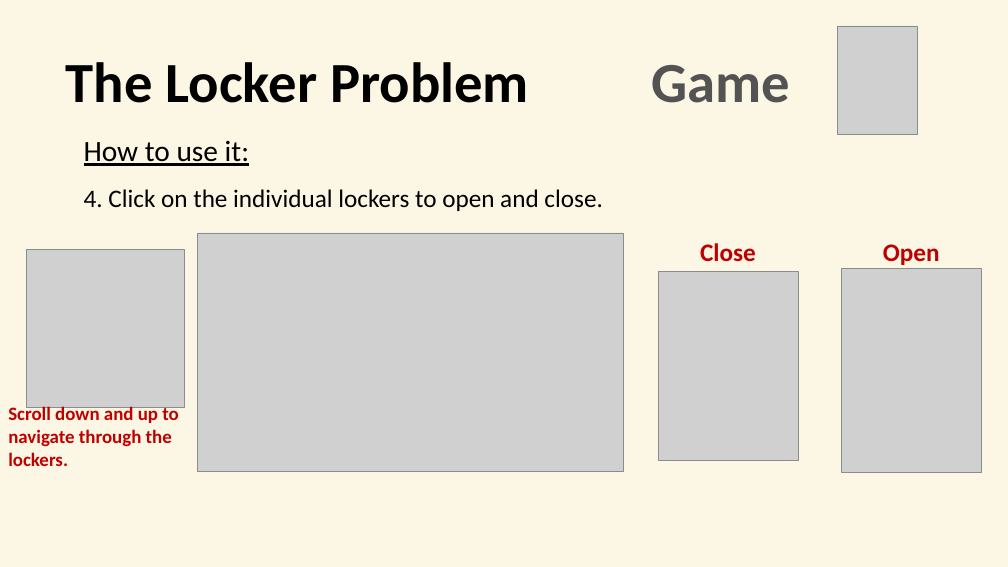
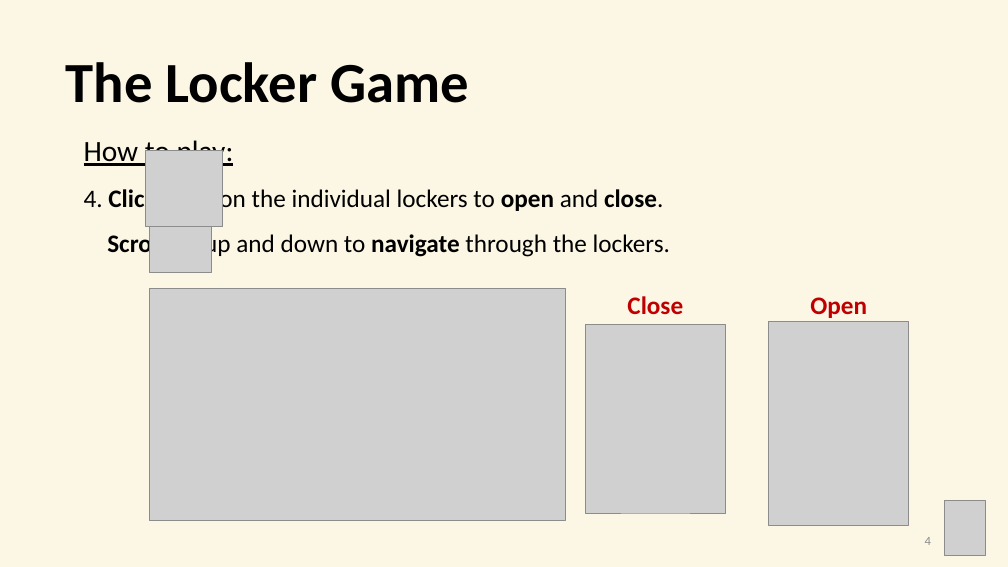
Before and after one commit to ERiRodz/LockerGame_web, a slide deck: slide 5 of _media/TheLockerGame_howToPay.pptx. Drawn at 1008x567 pixels with LibreOffice and Linux fonts; fonts in the diff are those of the drawing; grey boxes stand for pictures. Boxes give left, top, right and bottom in pixels: in the first picture for what was removed or moved away, otherwise in the second. Text is boxed around its words. In the diff, an @@ line names an element or a change of style, - is before the commit and + after.

```diff
--- a/_media/TheLockerGame_howToPay.pptx
+++ b/_media/TheLockerGame_howToPay.pptx
@@ text at [66,62,469,103]: text changed @@
-The Locker Problem
+The Locker Game
@@ text removed at [652,65,791,103] @@
-Game
@@ text at [84,136,670,259]: text changed @@
-How to use it:
-4. Click on the individual lockers to open and close.
+How to play:
+4. Click on the individual lockers to open and close.
+Scroll up and down to navigate through the lockers.
@@ picture added at [146,150,222,227] @@
@@ picture: place and size @@
-picture at [26,250,184,407]
+picture at [150,210,212,272]
@@ picture: place and size @@
-picture at [197,233,624,472]
+picture at [150,288,566,520]
@@ 2 pictures, 1 text: place and size @@
-2 pictures, 1 text at [659,243,982,473]
+2 pictures, 1 text at [586,296,909,526]
@@ text "Open": place and size @@
-text "Open" at [883,244,940,265]
+text "Open" at [810,297,867,318]
@@ text removed at [8,405,179,466] @@
-Scroll down and up to navigate through the lockers.
@@ picture: place and size @@
-picture at [837,26,917,134]
+picture at [944,501,985,556]
@@ text added at [925,537,931,545], 12 pt, text #8C8C8C @@
+4
```
Also in this commit, not shown: 3 other slides changed, 4 slides added, 1 slide removed, 5 other files.
